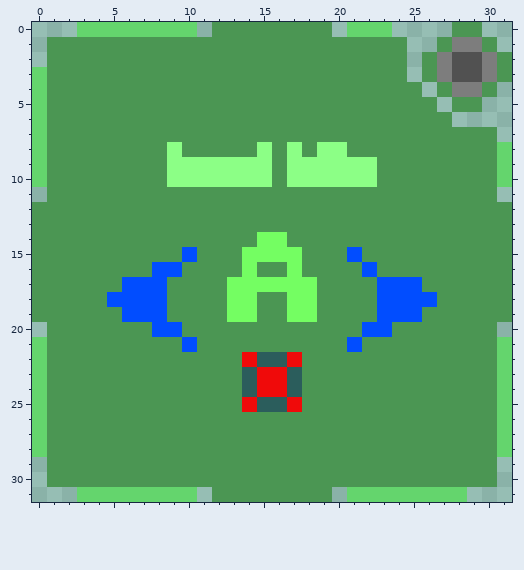
One commit to this pixel-art sprite: Icons/Name Changer.png. This is how it looked before the edit.
The file is 32x32 pixels.
Now the later version:
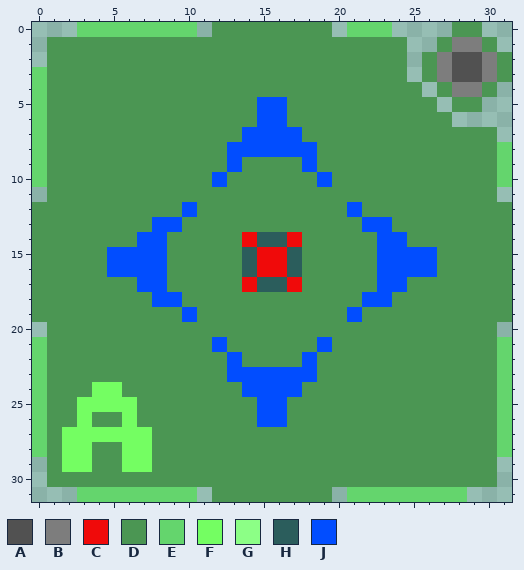
Palette (. is transparent): A #515151  B #7d7d7d  C #f00a0a  D #4b9653  E #64d56d  F #74fe62  G #8cff86  H #2b5d5c  J #014dff
The exact change:
The author changed colour D to colour C in row 14 at x 14 and 17; in row 16 at x 15 to 16.
The author changed colour F to colour C in row 15 at x 15 to 16; in row 17 at x 14 and 17.
The author changed colour C to colour D in row 22 at x 14 and 17; in row 25 at x 14 and 17.
The author changed colour F to colour D in row 17 at x 13 and 18; in rows 18 to 19 at x 13 to 14 and 17 to 18.
The author changed colour G to colour D in row 8 at x 9 and 19 to 20; in row 9 at x 9 to 12, 14 to 15, 17 and 19 to 22; in row 10 at x 9 to 11, 13 to 15, 17 to 18 and 20 to 22.
The author changed colour H to colour D in row 22 at x 15 to 16.
The author changed colour J to colour D in row 15 at x 10 and 21; in row 16 at x 9 and 22; in row 17 at x 6 and 25; in row 18 at x 5 to 7 and 24 to 26; in row 19 at x 6 to 8 and 23 to 25; in row 20 at x 8 to 9 and 22 to 23.
The author changed colour J to colour D in row 21 at x 10 and 21.
The author changed colour D to colour F in row 24 at x 4 to 5; in row 25 at x 3 to 6; in row 26 at x 3 and 6; in row 27 at x 2 to 7; in rows 28 to 29 at x 2 to 3 and 6 to 7.
The author changed colour F to colour H in row 14 at x 15 to 16; in rows 15 to 16 at x 14 and 17; in row 17 at x 15 to 16.
The author changed colour C to colour J in rows 23 to 24 at x 15 to 16.
The author changed colour D to colour J in rows 5 to 6 at x 15 to 16; in row 7 at x 14 to 17; in row 8 at x 13 to 14, 16 and 18; in row 12 at x 10 and 21; in row 13 at x 8 to 9 and 22 to 23; in row 14 at x 7 to 8 and 23 to 24.
The author changed colour D to colour J in row 15 at x 5 to 8 and 23 to 26; in row 16 at x 5 to 7 and 23 to 26; in row 18 at x 9 and 22; in row 19 at x 10 and 21; in row 21 at x 12 and 19; in rows 22 to 23 at x 13 and 18.
The author changed colour D to colour J in row 26 at x 15 to 16.
The author changed colour G to colour J in row 8 at x 15 and 17; in row 9 at x 13 and 18; in row 10 at x 12 and 19.
The author changed colour H to colour J in rows 23 to 24 at x 14 and 17; in row 25 at x 15 to 16.
Pixel boxes of the changes (left, top, right, bottom) in both pictures:
changed: (62, 97, 437, 472)
